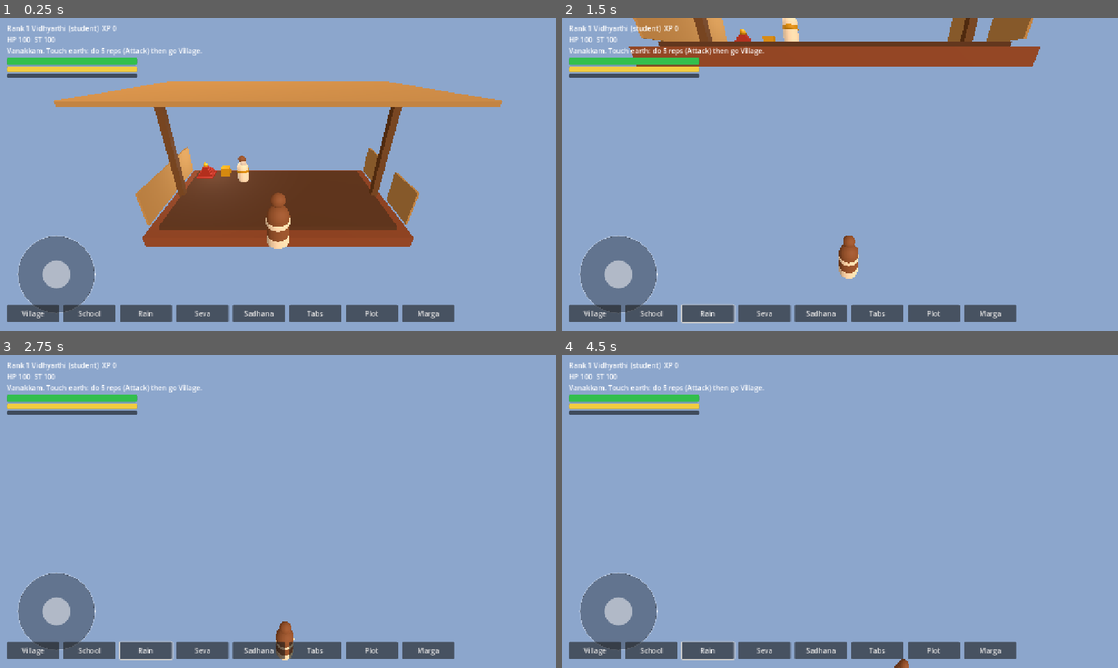
Above: before the commit, frames 1-4 (two rows, left to right).
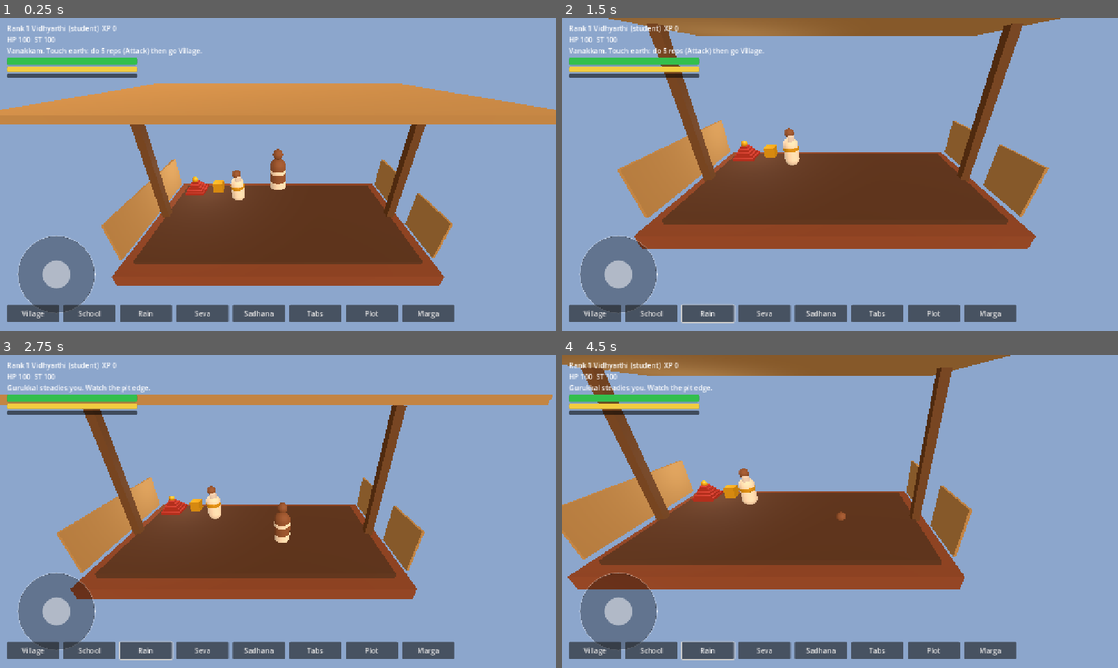
Above: after the commit, the same moments.

Repository: neerajaj96/kalari-game
Game: Godot game, scene res://scenes/main.tscn
The game is run twice, just before and just after one commit, with the same random seed, the same clock (stepped at 60 frames per second) and the same inputs.
Inputs (mouse positions are in pixels of both pictures, inside the frame that each line leads up to):
- Up to frame 1 (0.25 s): no input
- Up to frame 2 (1.5 s): click "School" at 0.5 s; move the mouse to (962, 158) at 1.27 s; hold Right (ui_right) from 1.28 s (still down); click (962, 158) at 1.42 s
- Up to frame 3 (2.75 s): release Right (ui_right) at 2 s; drag from (166, 527) to (250, 574) at 2.02 s
- Up to frame 4 (4.5 s): move the mouse to (895, 442) at 2.77 s; hold Right (ui_right) 2.78-3.5 s; drag from (812, 574) to (673, 464) at 3.52 s; move the mouse to (1006, 558) at 4.27 s; hold Left (ui_left) from 4.28 s (still down)

The runs differ from the first frame. In frame 1, 23% of the frame differs, in the area x 0-100%, y 20-86%; in frame 2, 34%, in the area x 8-90%, y 0-84%; in frame 3, 24%; in frame 4, 30%.

Commit message:
Fix infinite fall: per-world spawns over floor, kill-floor respawn, spawn check in CI

Diff:
--- a/scripts/main.gd
+++ b/scripts/main.gd
@@ -31,7 +31,9 @@
 	player = ps.instantiate()
 	player.add_to_group("player")
 	add_child(player)
-	player.position = Vector3(0, 1, 6)
+	player.position = Vector3(0, 1, 0)
+	if world.has_method("_place_player"):
+		world._place_player()
 	# HUD
 	var hs: PackedScene = load("res://scenes/ui/hud.tscn")
 	if hs == null:
--- a/scripts/player.gd
+++ b/scripts/player.gd
@@ -44,6 +44,21 @@
 
 var _dead := false
 
+func _respawn_fall() -> void:
+	# Kill-floor: any fall below the world seats the fighter back on spawn.
+	var w = get_tree().get_first_node_in_group("world")
+	if w != null and w.get("current") != null:
+		if "School" in str(w.current.name) and w.get("school_spawn") != null:
+			position = w.school_spawn
+		elif w.get("village_spawn") != null:
+			position = w.village_spawn
+		else:
+			position = Vector3(0, 1, 0)
+	else:
+		position = Vector3(0, 1, 0)
+	velocity = Vector3.ZERO
+	_say("Gurukkal steadies you. Watch the pit edge.")
+
 func _check_death() -> void:
 	if combat.state != CombatState.S.DOWN or _dead:
 		return
@@ -144,6 +159,9 @@
 
 func _physics_process(delta: float) -> void:
 	combat.tick(delta)
+	if position.y < -10.0:
+		_respawn_fall()
+		return
 	if _buff_regen_t > 0.0:
 		_buff_regen_t -= delta
 		combat.regen_mult = _buff_regen
--- a/scripts/world_loader.gd
+++ b/scripts/world_loader.gd
@@ -7,6 +7,9 @@
 var current: Node = null
 var school_path := SCHOOL
 var village_path := VILLAGE
+# Spawn points verified over solid floor in each scene.
+var school_spawn := Vector3(0, 1, 0)
+var village_spawn := Vector3(0, 1, 4)
 
 func _ready() -> void:
 	_resolve_zones()
@@ -37,6 +40,18 @@
 		return
 	current = ps.instantiate()
 	add_child(current)
+	_place_player()
+
+func _place_player() -> void:
+	# Player persists across worlds; seat it on this world's spawn.
+	var p = get_tree().get_first_node_in_group("player")
+	if p == null:
+		return
+	if current != null and "School" in str(current.name):
+		p.position = school_spawn
+	else:
+		p.position = village_spawn
+	p.velocity = Vector3.ZERO
 
 func go_school() -> void:
 	load_world(school_path)
Not shown, changed: tools/check.py
